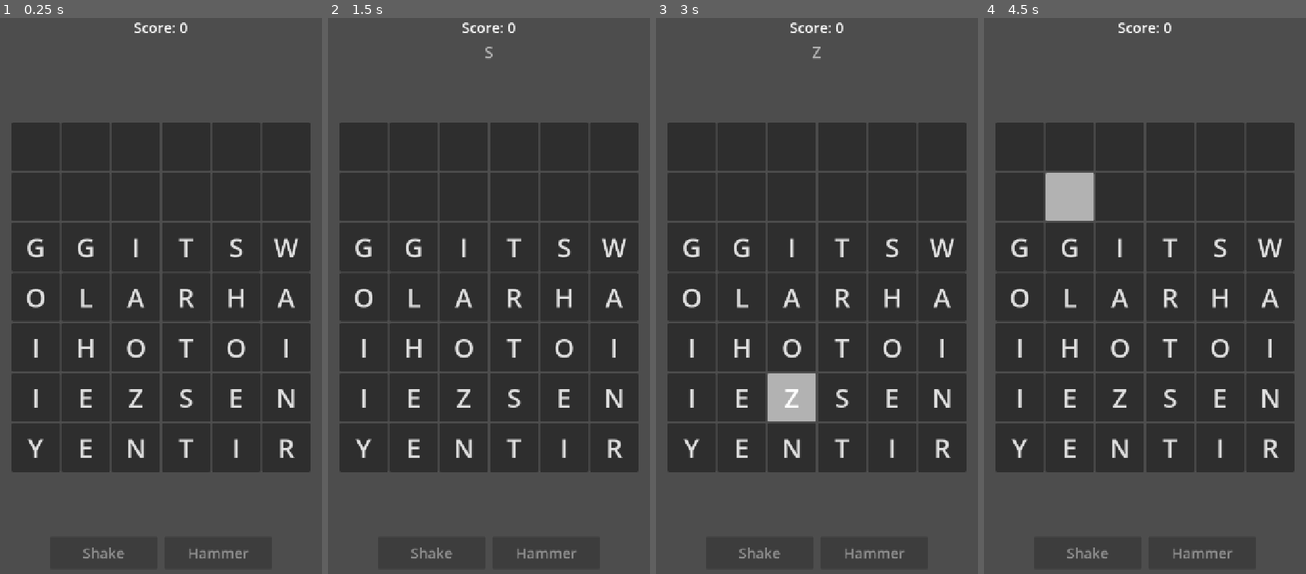
Above: before the commit, frames 1-4 (left to right).
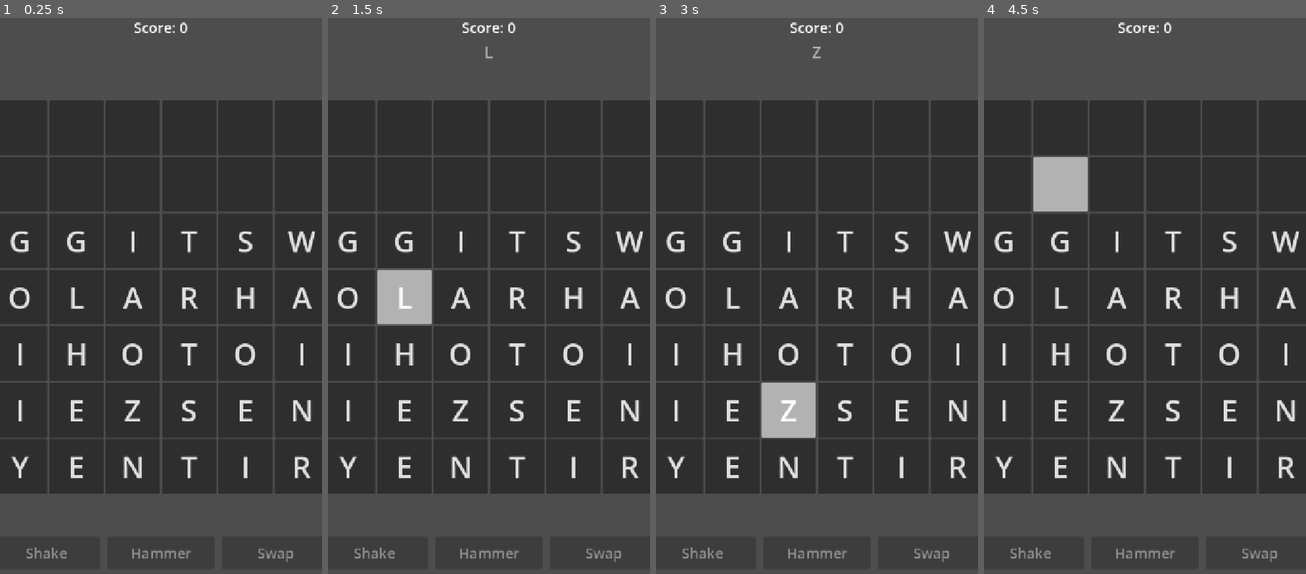
Above: after the commit, the same moments.

Repository: lux-sp4rk/wrdfall
Game: Godot game, scene res://scenes/LoomDrop.tscn
Same seed, same stepped clock (60 frames per second), same inputs: the game is played once before the commit and once after it.
Inputs (mouse positions are in pixels of both pictures, inside the frame that each line leads up to):
- Up to frame 1 (0.25 s): no input
- Up to frame 2 (1.5 s): tap Enter at 0.5 s; move the mouse to (559, 262) at 0.52 s; click (559, 262) at 0.67 s; tap Space at 1.25 s; move the mouse to (424, 323) at 1.27 s; click (424, 323) at 1.42 s
- Up to frame 3 (3 s): tap Enter at 2 s; move the mouse to (849, 168) at 2.02 s; click (849, 168) at 2.17 s; tap Space at 2.75 s; move the mouse to (800, 407) at 2.77 s; click (800, 407) at 2.92 s
- Up to frame 4 (4.5 s): tap Enter at 3.5 s; move the mouse to (1241, 379) at 3.52 s; click (1241, 379) at 3.67 s; tap Escape at 4.15 s; tap Space at 4.25 s; move the mouse to (1048, 207) at 4.27 s; click (1048, 207) at 4.42 s

The runs differ from the first frame. In frame 1, 21% of the frame differs, in the area x 0-100%, y 14-98%; in frame 2, 23%, in the area x 0-100%, y 5-98%; in frame 3, 22%; in frame 4, 22%.

Commit message:
feat: implement Swap Adjacent mechanic (Issue #42)
Add new tactical action allowing players to swap any two adjacent tiles:
- New Swap button in action bar (costs 3 points)
- Two-step selection UI: click first tile, then adjacent tile
- 8-directional adjacency validation (same as word selection)
- Visual feedback with tile highlighting during selection
- Cancelable with ESC or by clicking same tile twice
- Score validation prevents use when points < 3
- Integrated with existing power-up system (Shake/Hammer)

Co-Authored-By: Claude Sonnet 4.5 <noreply@anthropic.com>

Diff:
--- a/godot/scenes/LoomDrop.tscn
+++ b/godot/scenes/LoomDrop.tscn
@@ -75,3 +75,10 @@
 layout_mode = 2
 theme_override_font_sizes/font_size = 32
 text = "Hammer"
+
+[node name="SwapButton" type="Button" parent="MarginContainer/VBox/ActionButtons"]
+unique_name_in_owner = true
+custom_minimum_size = Vector2(240, 72)
+layout_mode = 2
+theme_override_font_sizes/font_size = 32
+text = "Swap"
--- a/godot/scripts/LoomDrop.gd
+++ b/godot/scripts/LoomDrop.gd
@@ -6,6 +6,7 @@
 @onready var score_label: Label = %"ScoreLabel"
 @onready var shake_button: Button = %"ShakeButton"
 @onready var hammer_button: Button = %"HammerButton"
+@onready var swap_button: Button = %"SwapButton"
 
 const ROWS: int = 7
 const COLS: int = 6
@@ -13,12 +14,15 @@
 const INITIAL_FILL_ROWS: int = 5
 const SHAKE_COST: int = 3
 const HAMMER_COST: int = 3
+const SWAP_COST: int = 3
 
 var grid: Array = []       # 2D [row][col] of String
 var buttons: Array = []    # 2D [row][col] of Button
 var selected_path: Array = []  # Array of Vector2i (x=col, y=row)
 var is_selecting: bool = false
 var is_hammer_targeting: bool = false
+var is_swap_selecting: bool = false
+var swap_first_cell: Vector2i = Vector2i(-1, -1)
 var score: int = 0
 
 var dictionary: DictionaryService
@@ -70,11 +74,13 @@
 	_update_score_display()
 	_update_shake_button()
 	_update_hammer_button()
+	_update_swap_button()
 	_start_drop_timer()
 
 	# Connect buttons
 	shake_button.pressed.connect(_on_shake_pressed)
 	hammer_button.pressed.connect(_on_hammer_pressed)
+	swap_button.pressed.connect(_on_swap_pressed)
 
 	# Dynamic grid sizing
 	grid_center.resized.connect(_resize_grid)
@@ -329,10 +335,13 @@
 	if game_over:
 		return
 
-	# Cancel hammer targeting with ESC
+	# Cancel hammer or swap targeting with ESC
 	if event is InputEventKey and event.pressed and event.keycode == KEY_ESCAPE:
 		if is_hammer_targeting:
 			_cancel_hammer_targeting()
+			return
+		elif is_swap_selecting:
+			_cancel_swap_selection()
 			return
 
 	if event is InputEventMouseButton and event.button_index == MOUSE_BUTTON_LEFT:
@@ -342,6 +351,9 @@
 				# Handle hammer targeting mode
 				if is_hammer_targeting:
 					_handle_hammer_targeting(cell)
+				# Handle swap selection mode
+				elif is_swap_selecting:
+					_handle_swap_selection(cell)
 				else:
 					_start_selection(cell)
 		elif is_selecting:
@@ -422,6 +434,7 @@
 	_update_score_display()
 	_update_shake_button()
 	_update_hammer_button()
+	_update_swap_button()
 	word_label.text = "+%d" % points
 
 	# Clear the selected cells
@@ -473,6 +486,7 @@
 	_update_score_display()
 	_update_shake_button()
 	_update_hammer_button()
+	_update_swap_button()
 	_shake_grid()
 	word_label.text = "Grid shaken! (-%d)" % SHAKE_COST
 
@@ -568,6 +582,7 @@
 	_update_score_display()
 	_update_shake_button()
 	_update_hammer_button()
+	_update_swap_button()
 
 	# Destroy the tile
 	grid[cell.y][cell.x] = ""
@@ -595,6 +610,118 @@
 		_plan_rescue_word()
 	else:
 		_clear_rescue()
+
+
+# --- Swap Button ---
+
+func _on_swap_pressed() -> void:
+	if game_over:
+		return
+
+	# If already in swap mode, cancel it
+	if is_swap_selecting:
+		_cancel_swap_selection()
+		return
+
+	if score < SWAP_COST:
+		word_label.text = "Need %d points to swap!" % SWAP_COST
+		return
+
+	# Enter swap selection mode
+	is_swap_selecting = true
+	swap_first_cell = Vector2i(-1, -1)
+	_update_swap_button()
+	word_label.text = "Click first tile to swap (ESC to cancel)"
+
+
+func _cancel_swap_selection() -> void:
+	is_swap_selecting = false
+	swap_first_cell = Vector2i(-1, -1)
+	_clear_selection_visuals()
+	_update_swap_button()
+	word_label.text = "Swap canceled"
+
+
+func _handle_swap_selection(cell: Vector2i) -> void:
+	# Check if the cell has a letter
+	if grid[cell.y][cell.x] == "":
+		word_label.text = "Empty tile! Click a letter"
+		return
+
+	# If this is the first tile selection
+	if swap_first_cell == Vector2i(-1, -1):
+		swap_first_cell = cell
+		_highlight_swap_cell(cell)
+		word_label.text = "Click adjacent tile to swap with"
+		return
+
+	# If clicking the same tile again, deselect it
+	if cell == swap_first_cell:
+		swap_first_cell = Vector2i(-1, -1)
+		_clear_selection_visuals()
+		word_label.text = "Click first tile to swap (ESC to cancel)"
+		return
+
+	# Check if the second tile is adjacent to the first
+	if not _are_adjacent(swap_first_cell, cell):
+		word_label.text = "Tiles must be adjacent!"
+		return
+
+	# Perform the swap
+	_perform_swap(swap_first_cell, cell)
+
+
+func _are_adjacent(cell1: Vector2i, cell2: Vector2i) -> bool:
+	var diff: Vector2i = cell2 - cell1
+	return absi(diff.x) <= 1 and absi(diff.y) <= 1 and (diff.x != 0 or diff.y != 0)
+
+
+func _perform_swap(cell1: Vector2i, cell2: Vector2i) -> void:
+	# Deduct the cost
+	score -= SWAP_COST
+	_update_score_display()
+	_update_shake_button()
+	_update_hammer_button()
+	_update_swap_button()
+
+	# Swap the tiles
+	var temp: String = grid[cell1.y][cell1.x]
+	grid[cell1.y][cell1.x] = grid[cell2.y][cell2.x]
+	grid[cell2.y][cell2.x] = temp
+
+	word_label.text = "Tiles swapped! (-%d)" % SWAP_COST
+
+	# Exit swap mode
+	is_swap_selecting = false
+	swap_first_cell = Vector2i(-1, -1)
+	_clear_selection_visuals()
+
+	# Update display (no gravity needed for swap)
+	_update_grid_display()
+
+	# Check for win conditions
+	if _is_grid_empty():
+		_trigger_win()
+		return
+
+	# Win if there are letters but no valid words remain
+	if not _is_grid_empty() and not _find_any_word_on_grid():
+		_trigger_win()
+		return
+
+	# After swapping, check if we need a rescue word
+	if not _find_any_word_on_grid():
+		_plan_rescue_word()
+	else:
+		_clear_rescue()
+
+
+func _highlight_swap_cell(cell: Vector2i) -> void:
+	_clear_selection_visuals()
+	var btn: Button = buttons[cell.y][cell.x]
+	btn.add_theme_color_override("font_color", Color.WHITE)
+	btn.add_theme_stylebox_override("normal", _make_stylebox(COLOR_SELECTED))
+	btn.add_theme_stylebox_override("hover", _make_stylebox(COLOR_SELECTED))
 
 
 # --- Gravity ---
@@ -748,3 +875,12 @@
 	else:
 		hammer_button.text = "Hammer"
 		hammer_button.disabled = score < HAMMER_COST
+
+
+func _update_swap_button() -> void:
+	if is_swap_selecting:
+		swap_button.text = "Cancel"
+		swap_button.disabled = false
+	else:
+		swap_button.text = "Swap"
+		swap_button.disabled = score < SWAP_COST
